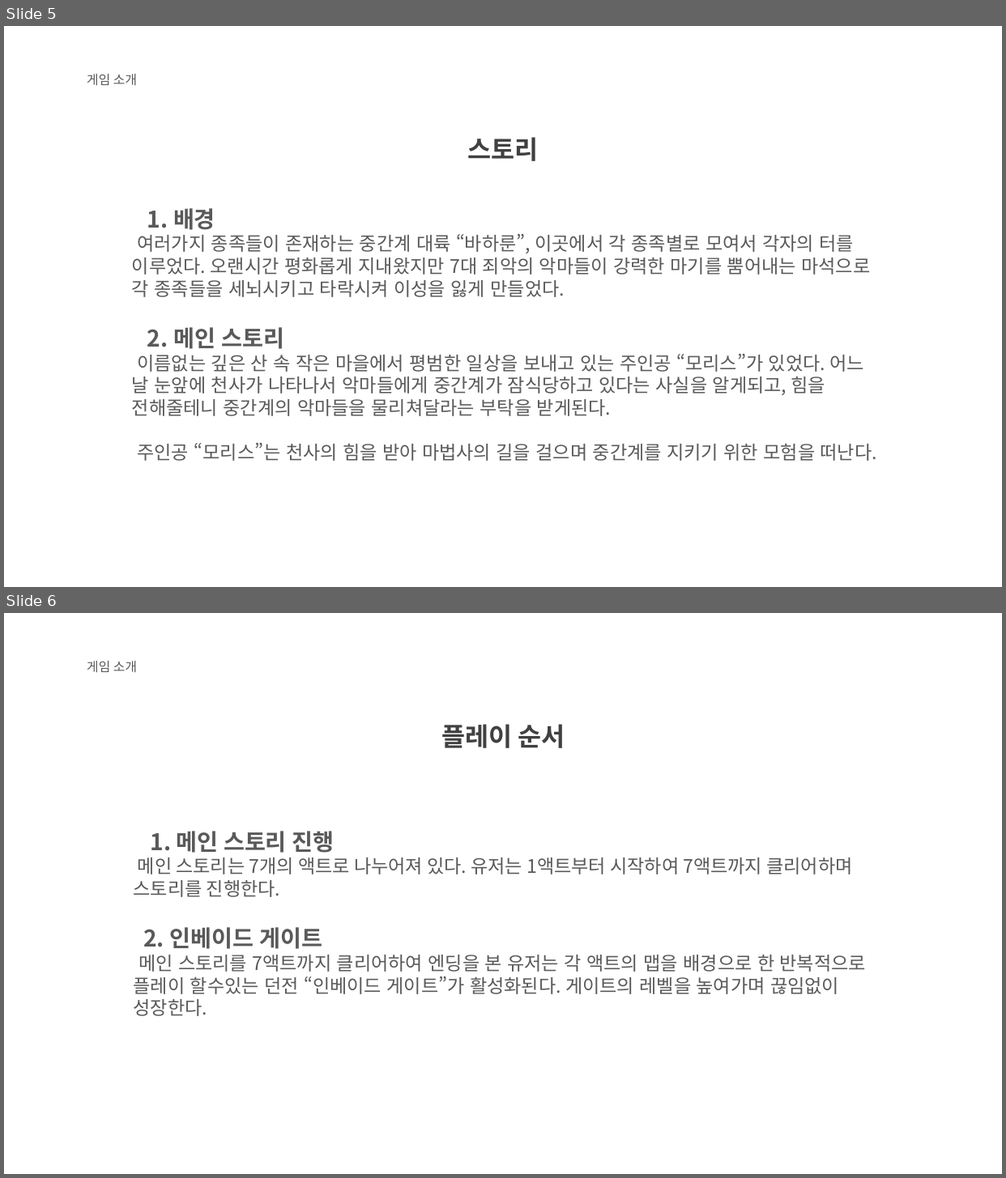
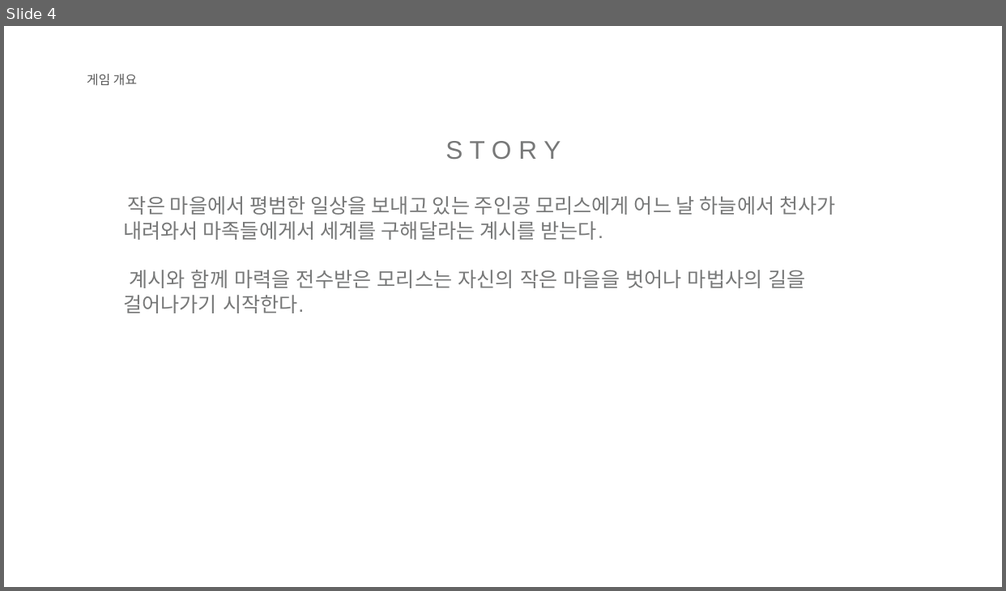
Before and after one commit to KJGoody/Daemonis, a slide deck: Deamonis(데모니스) 기획서/Daemonis PPT.pptx. Shown one above the other, each under a label of ours: slides 5 and 6 before the commit, slide 4 after it. The pictures are 1006x1178 and 1006x591 pixels, drawn with LibreOffice and Linux fonts; fonts in the diff are those of the drawing; background and template pictures are left out. Boxes give left, top, right and bottom in pixels: in the first picture for what was removed or moved away, otherwise in the second. Text is boxed around its words. In the diff, an @@ line names an element or a change of style, - is before the commit and + after.

```diff
--- a/Deamonis(데모니스) 기획서/Daemonis PPT.pptx
+++ b/Deamonis(데모니스) 기획서/Daemonis PPT.pptx
@@ slide 6 removed at (x1=4, y1=613, x2=1002, y2=1174), background picture (left out) @@
@@ text removed at (x1=87, y1=661, x2=137, y2=672) @@
-게임 소개
@@ text removed at (x1=441, y1=724, x2=565, y2=748) @@
-플레이 순서
@@ text removed at (x1=134, y1=831, x2=866, y2=1016) @@
-1. 메인 스토리 진행
-메인 스토리는 7개의 액트로 나누어져 있다. 유저는 1액트부터 시작하여 7액트까지 클리어하며 스토리를 진행한다.
-2. 인베이드 게이트
-메인 스토리를 7액트까지 클리어하여 엔딩을 본 유저는 각 액트의 맵을 배경으로 한 반복적으로 플레이 할수있는 던전 “인베이드 게이트”가 활성화된다. 게이트의 레벨을 높여가며 끊임없이 성장한다.
@@ what was slide 5 is now slide 4 @@
@@ slide 4 changed as well @@
@@ text at (x1=87, y1=74, x2=137, y2=85): text changed @@
-게임 소개
+게임 개요
@@ text at (x1=445, y1=141, x2=560, y2=159): text changed; text colour #404040 to #777878; bold off @@
-스토리
+S T O R Y
@@ text at (x1=123, y1=196, x2=836, y2=314): text changed; size 18 to 19.6 pt; font Noto Sans CJK KR to Arial; text colour #595959 to #777878 @@
-1. 배경
-여러가지 종족들이 존재하는 중간계 대륙 “바하룬”, 이곳에서 각 종족별로 모여서 각자의 터를 이루었다. 오랜시간 평화롭게 지내왔지만 7대 죄악의 악마들이 강력한 마기를 뿜어내는 마석으로 각 종족들을 세뇌시키고 타락시켜 이성을 잃게 만들었다.
-2. 메인 스토리
-이름없는 깊은 산 속 작은 마을에서 평범한 일상을 보내고 있는 주인공 “모리스”가 있었다. 어느 날 눈앞에 천사가 나타나서 악마들에게 중간계가 잠식당하고 있다는 사실을 알게되고, 힘을 전해줄테니 중간계의 악마들을 물리쳐달라는 부탁을 받게된다.
-주인공 “모리스”는 천사의 힘을 받아 마법사의 길을 걸으며 중간계를 지키기 위한 모험을 떠난다.
+작은 마을에서 평범한 일상을 보내고 있는 주인공 모리스에게 어느 날 하늘에서 천사가 내려와서 마족들에게서 세계를 구해달라는 계시를 받는다.
+계시와 함께 마력을 전수받은 모리스는 자신의 작은 마을을 벗어나 마법사의 길을 걸어나가기 시작한다.
```
Also in this commit, not shown: 3 other slides changed, 11 slides added, 14 other slides removed, 1 other file.
